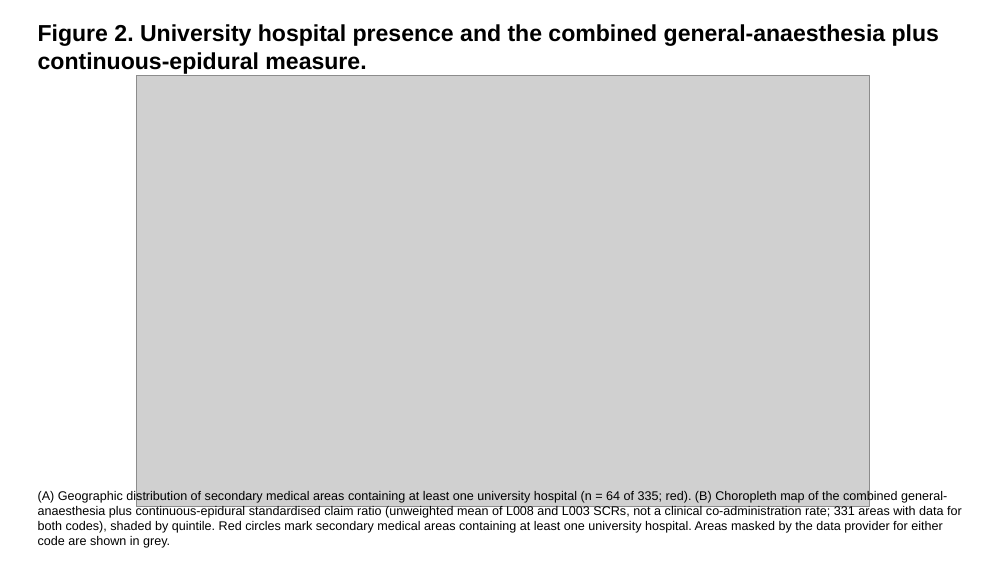
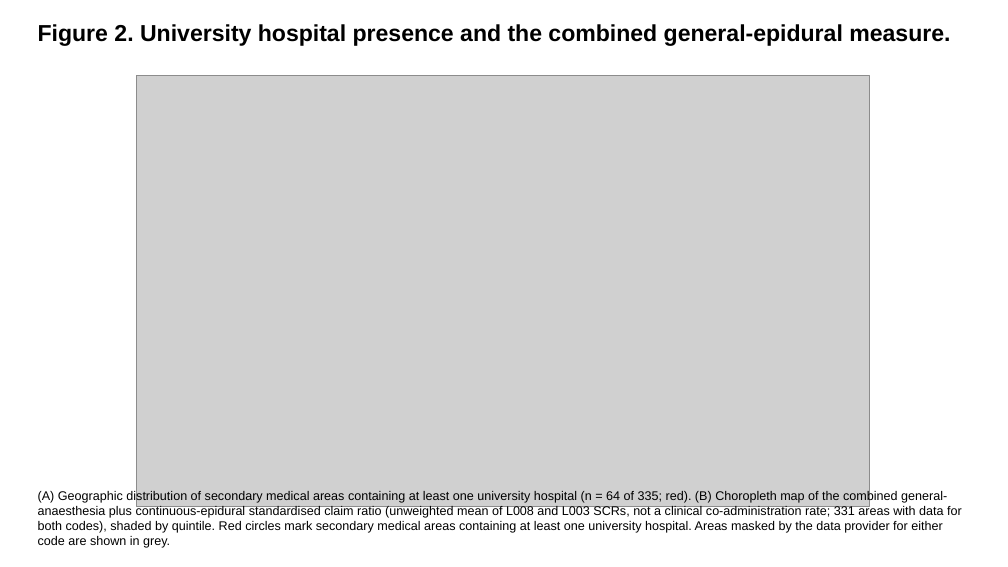
Before and after one commit to bougtoir/heat-accidents-mortality, a slide deck: slide 2 of documents/BMC_HSR/regional_anaesthesia_figures_BMC_HSR_EN.pptx. Drawn at 1008x567 pixels with LibreOffice and Linux fonts; fonts in the diff are those of the drawing; grey boxes stand for pictures. Boxes give left, top, right and bottom in pixels: in the first picture for what was removed or moved away, otherwise in the second. Text is boxed around its words. In the diff, an @@ line names an element or a change of style, - is before the commit and + after.

```diff
--- a/documents/BMC_HSR/regional_anaesthesia_figures_BMC_HSR_EN.pptx
+++ b/documents/BMC_HSR/regional_anaesthesia_figures_BMC_HSR_EN.pptx
@@ text at (x1=38, y1=24, x2=950, y2=46): text changed @@
-Figure 2. University hospital presence and the combined general-anaesthesia plus continuous-epidural measure.
+Figure 2. University hospital presence and the combined general-epidural measure.
```
Also in this commit, not shown: 1 other slide changed, 12 other files.
